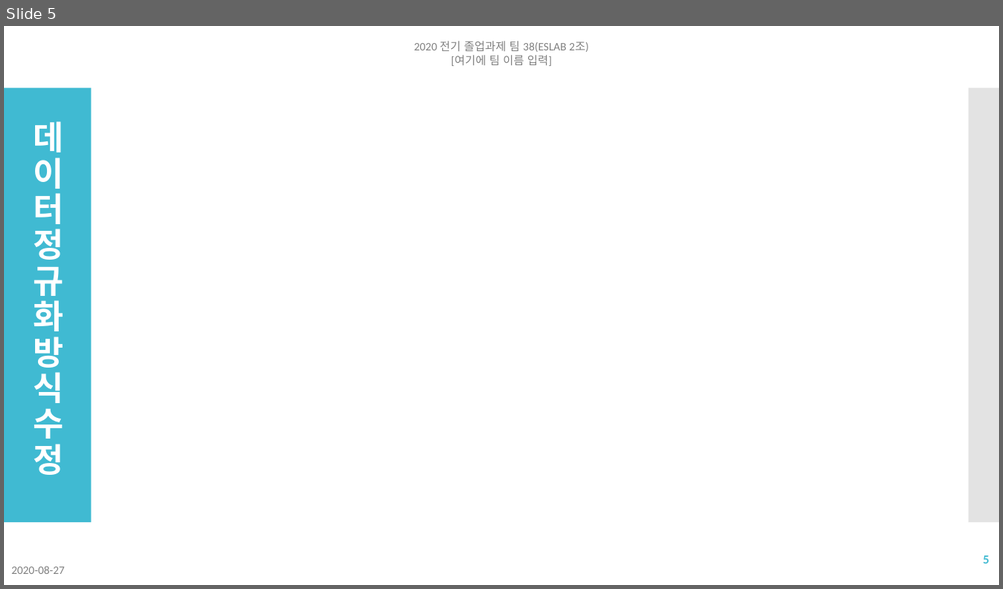
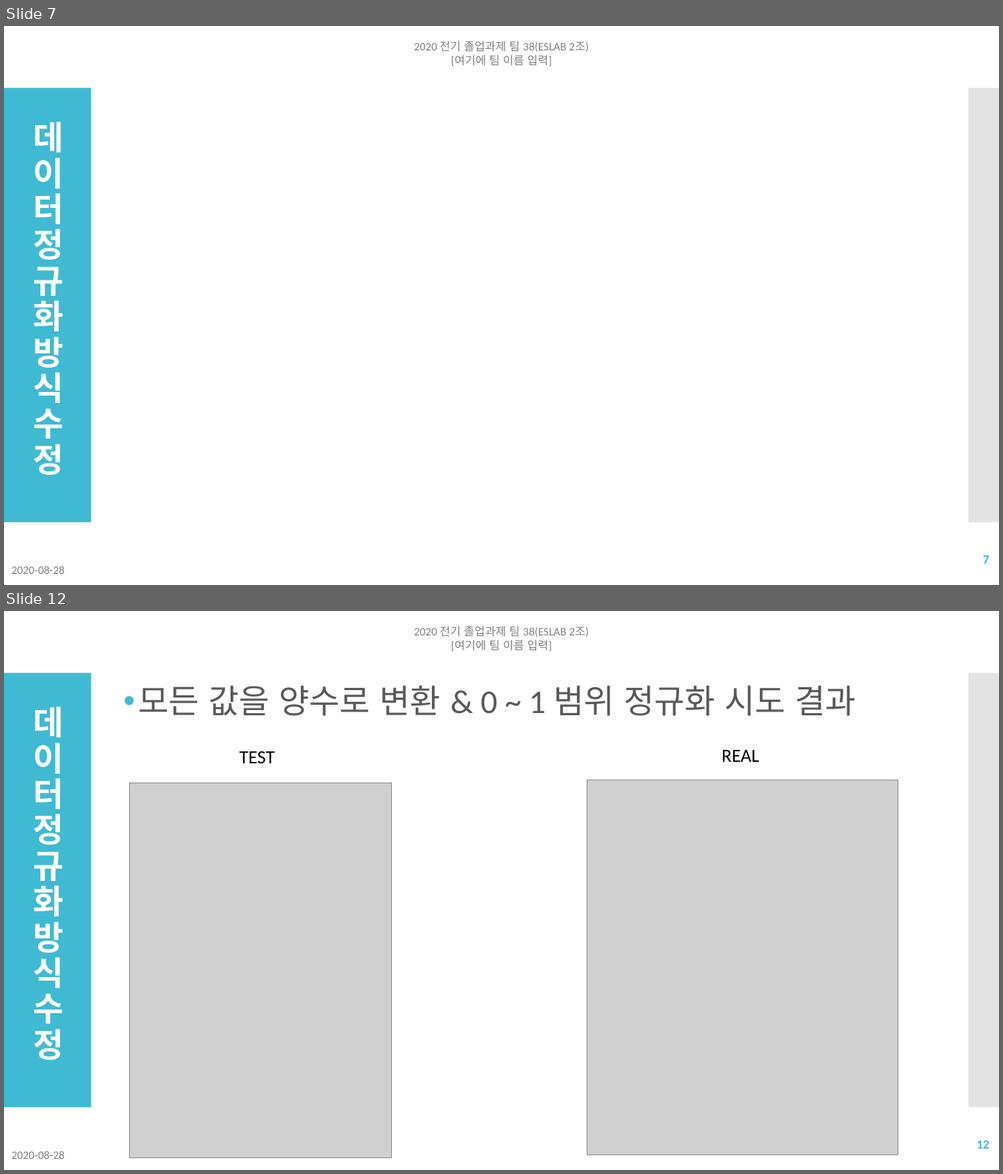
Before and after one commit to NgaAdrain/TEAM_Enter_Text_Here, a slide deck: Reports/발표/졸업과제 여덟번째 발표 2조.pptx. Shown one above the other, each under a label of ours: slide 5 before the commit, slides 7 and 12 after it; the slides between them are not shown. The pictures are 1003x589 and 1003x1174 pixels, drawn with LibreOffice and Linux fonts; fonts in the diff are those of the drawing; grey boxes stand for pictures. Boxes give left, top, right and bottom in pixels: in the first picture for what was removed or moved away, otherwise in the second. Text is boxed around its words. In the diff, an @@ line names an element or a change of style, - is before the commit and + after.

Commit message:
발표 ppt수정
0828

```diff
--- a/Reports/발표/졸업과제 여덟번째 발표 2조.pptx
+++ b/Reports/발표/졸업과제 여덟번째 발표 2조.pptx
@@ slide 12 added at (4,611,999,1170), background #FFFFFF; not listed: 2 template elements that a slide beside it also shows @@
@@ text added at (414,626,589,651), 11 pt, text #808080 @@
+2020 전기 졸업과제 팀 38(ESLAB 2조)
+[여기에 팀 이름 입력]
@@ text added at (138,686,855,716), 32 pt, text #595959 @@
+• 모든 값을 양수로 변환 & 0 ~ 1 범위 정규화 시도 결과
@@ title added at (33,706,64,1060), 32 pt, text #FFFFFF, bold @@
+데이터정규화 방식 수정
@@ text added at (239,751,275,763), 18 pt, text #000000 @@
+TEST
@@ text added at (721,749,759,762), 18 pt, text #000000 @@
+REAL
@@ picture added at (129,783,391,1158) @@
@@ picture added at (587,780,899,1156) @@
@@ page number added at (976,1141,989,1149), 12 pt, text #40BAD2, bold @@
+12
@@ text added at (11,1151,65,1159), 11 pt, text #808080 @@
+2020-08-28
@@ what was slide 5 is now slide 7 @@
@@ slide 7 changed as well @@
@@ page number at (982,556,988,564): text changed @@
-5
+7
@@ text at (11,566,65,574): text changed @@
-2020-08-27
+2020-08-28
```
Also in this commit, not shown: 13 other slides changed, 5 other slides added, 18 other files.
